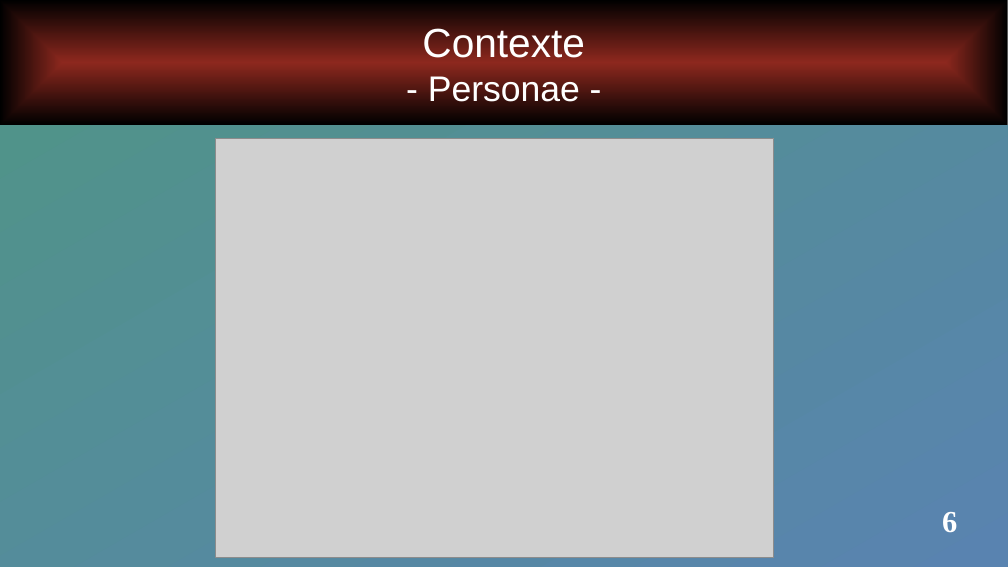
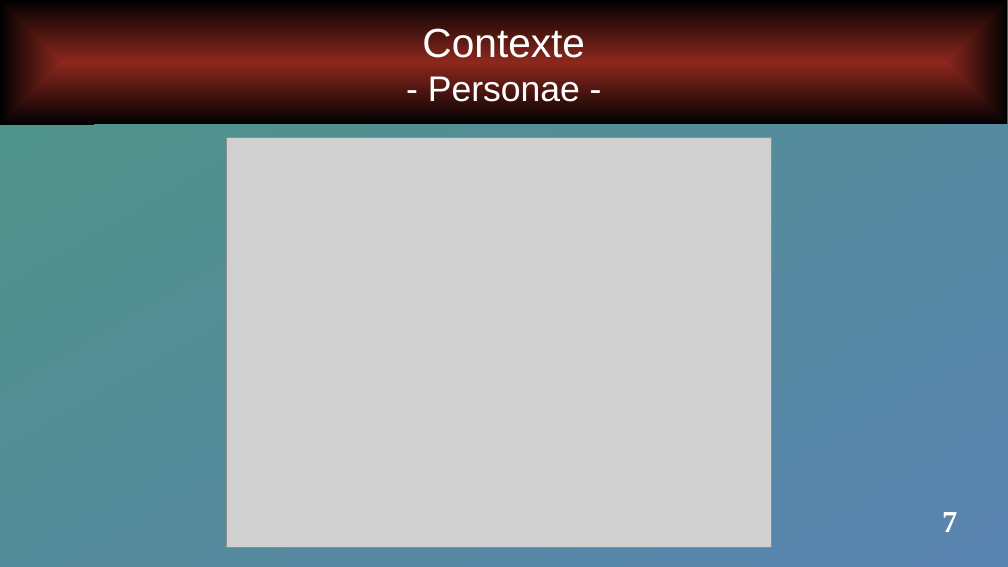
Before and after one commit to Arb4n/ADRAR-Repo-P3-2307, a slide deck: slide 7 of 230726OralProjetUMLMaquette/MeinProjekt_CDC.pptx (slide 6 before the commit). Drawn at 1008x567 pixels with LibreOffice and Linux fonts; fonts in the diff are those of the drawing; grey boxes stand for pictures. Boxes give left, top, right and bottom in pixels: in the first picture for what was removed or moved away, otherwise in the second. Text is boxed around its words. In the diff, an @@ line names an element or a change of style, - is before the commit and + after.

```diff
--- a/230726OralProjetUMLMaquette/MeinProjekt_CDC.pptx
+++ b/230726OralProjetUMLMaquette/MeinProjekt_CDC.pptx
@@ picture: place and size @@
-picture at box(216, 138, 774, 557)
+picture at box(227, 137, 772, 547)
@@ page number at box(942, 512, 957, 532): text changed @@
-6
+7
```
Also in this commit, not shown: 4 other slides changed, 1 slide added, 1 other file.
